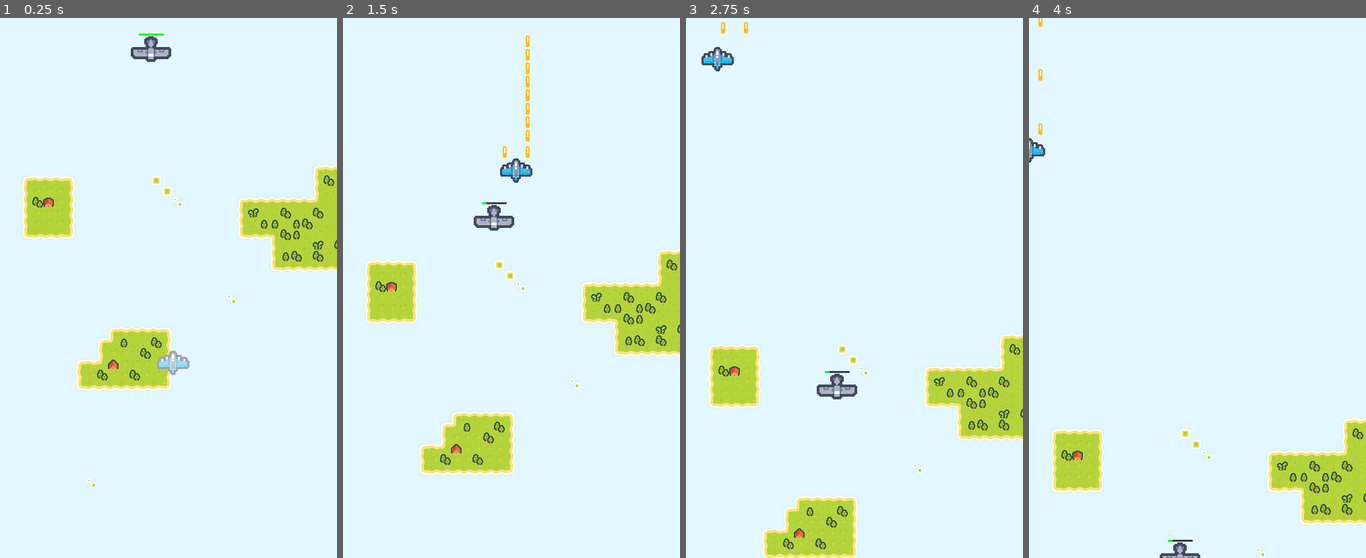
Above: before the commit, frames 1-4 (left to right).
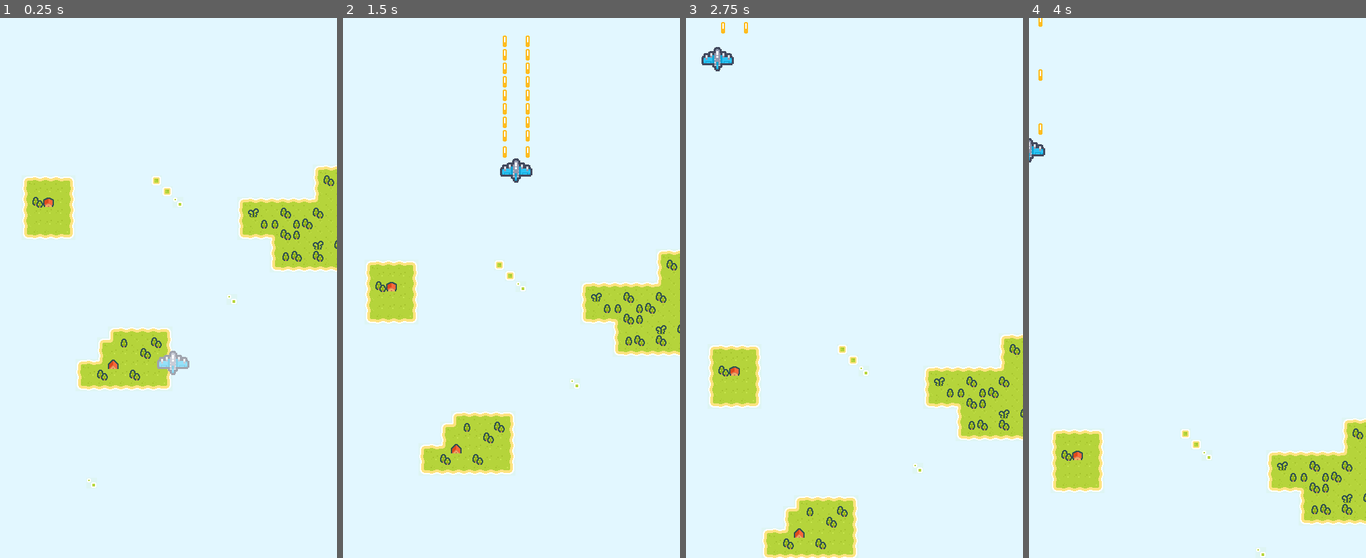
Above: after the commit, the same moments.

Repository: arisshu/BulletHell
Game: Godot game, scene res://Main Scenes/FirstLevel.tscn
The game is run twice, just before and just after one commit, with the same random seed, the same clock (stepped at 60 frames per second) and the same inputs.
Inputs:
- Up to frame 1 (0.25 s): no input
- Up to frame 2 (1.5 s): hold Space (shoot) 0.53-1.28 s; hold W (moveUp) from 0.53 s (still down); tap Space (shoot) at 1.35 s
- Up to frame 3 (2.75 s): release W (moveUp) at 2.03 s; hold A (moveLeft) from 2.03 s (still down); hold Space (shoot) from 2.03 s (still down)
- Up to frame 4 (4 s): release Space (shoot) at 2.78 s; tap Space (shoot) at 2.85 s; release A (moveLeft) at 3.53 s; hold S (moveDown) from 3.53 s (still down); hold Space (shoot) from 3.53 s (still down)

The runs differ from the first frame. In frame 1, 0.4% of the frame differs, in the area x 38-51%, y 2-9%; in frame 2, 0.6%, in the area x 38-51%, y 3-40%; in frame 3, 0.4%; in frame 4, 0.2%.
Error after the commit: Parse Error: Can't preload resource at path: res://character/enemy/EnemySine.tscn (res://Main)

Commit message:
enemy spawner fix added

Diff:
--- a/Main Scenes/EnemySpawner.gd
+++ b/Main Scenes/EnemySpawner.gd
@@ -2,18 +2,45 @@
 
 var preloadedEnemies := [
 	preload("res://character/enemy/Enemy.tscn"),
-	preload("res://character/enemy/EnemyFast.tscn")
+	preload("res://character/enemy/EnemyFast.tscn"),
+	preload("res://character/enemy/EnemySine.tscn")
 ]
+onready var spawnTimer := $SpawnTimer
+
 export (int, 0, 4) var enemy = 0
-export var speed = 100
+export var spawnerSpeed = 100
+export var enemySpeed = 300
+export var enemyHealth = 5
+export var amount = 1
+export (float, 1, 1000) var sineFrequency = 5
+export (float, 1000) var sineAmplitude = 300
+export (int, -1, 1) var sineDirection = 1
+export var spawnInterval: float = 1
+
+
+
 
 func _physics_process(delta):
-	position.y += speed * delta
+	position.y += spawnerSpeed * delta
 
 func _on_VisibilityNotifier2D_screen_entered():
+	spawnerSpeed = 0
+	spawnTimer.start(spawnInterval)
+
+
+func _on_SpawnTimer_timeout():
 	var preloadEnemy = preloadedEnemies[enemy]
-	var enemy: Enemy = preloadEnemy.instance()
-	enemy.position = Vector2(global_position.x, 0)
-	get_tree().current_scene.add_child(enemy)
+	var myEnemy: Enemy = preloadEnemy.instance()
+	myEnemy.speed = enemySpeed
+	myEnemy.health = enemyHealth
+	if enemy == 2:
+		myEnemy.direction = sineDirection
+		myEnemy.amplitude = sineAmplitude
+		myEnemy.frequency = sineFrequency
+	if amount == 0:
+		queue_free()
 
-	queue_free()
+	myEnemy.position = Vector2(global_position.x, 0)
+	get_tree().current_scene.add_child(myEnemy)
+	amount -= 1
+	spawnTimer.start(spawnInterval)
--- a/Main Scenes/FirstLevel.tscn
+++ b/Main Scenes/FirstLevel.tscn
@@ -31,4 +31,29 @@
 speed = 300.0
 
 [node name="EnemySpawner" parent="." instance=ExtResource( 4 )]
-position = Vector2( 224, -120 )
+position = Vector2( 144, -88 )
+enemy = 2
+enemySpeed = 200
+enemyHealth = 4
+amount = 6
+sineAmplitude = 250.0
+sineDirection = -1
+spawnInterval = 0.3
+
+[node name="SpawnTimer" type="Timer" parent="EnemySpawner"]
+one_shot = true
+
+[node name="EnemySpawner2" parent="." instance=ExtResource( 4 )]
+position = Vector2( 368, -88 )
+enemy = 2
+enemySpeed = 200
+enemyHealth = 1
+amount = 6
+sineAmplitude = 250.0
+spawnInterval = 0.3
+
+[node name="SpawnTimer" type="Timer" parent="EnemySpawner2"]
+one_shot = true
+
+[connection signal="timeout" from="EnemySpawner/SpawnTimer" to="EnemySpawner" method="_on_SpawnTimer_timeout"]
+[connection signal="timeout" from="EnemySpawner2/SpawnTimer" to="EnemySpawner2" method="_on_SpawnTimer_timeout"]
--- a/character/enemy/Enemy.tscn
+++ b/character/enemy/Enemy.tscn
@@ -5,12 +5,10 @@
 [ext_resource path="res://character/enemy/HealthBarTheme.tres" type="Theme" id=3]
 
 [sub_resource type="RectangleShape2D" id=1]
-extents = Vector2( 30.5, 16.5 )
+extents = Vector2( 16, 16.5 )
 
 [node name="Enemy" type="Area2D" groups=["damagable"]]
 script = ExtResource( 2 )
-speed = 200.0
-health = 10
 
 [node name="CollisionShape2D" type="CollisionShape2D" parent="."]
 position = Vector2( 0.5, 0.5 )
--- a/character/enemy/sinEnemy.gd
+++ b/character/enemy/sinEnemy.gd
@@ -2,7 +2,7 @@
 
 # Limits for the frequency and amplitude
 export (float, 1, 1000) var frequency = 5
-export (float, 1000) var amplitude = 150
+export (float, 1000) var amplitude = 300
 export (int, -1, 1) var direction = 1
 
 var time = 0
